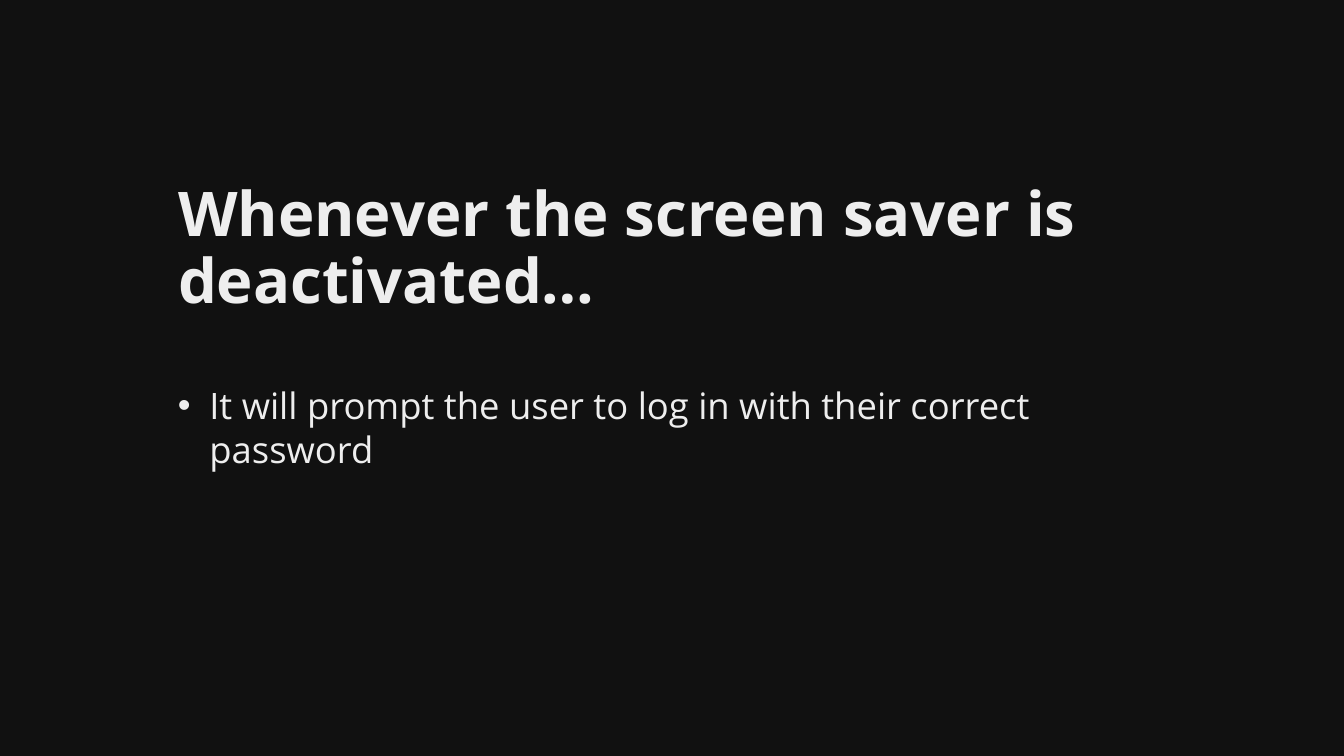
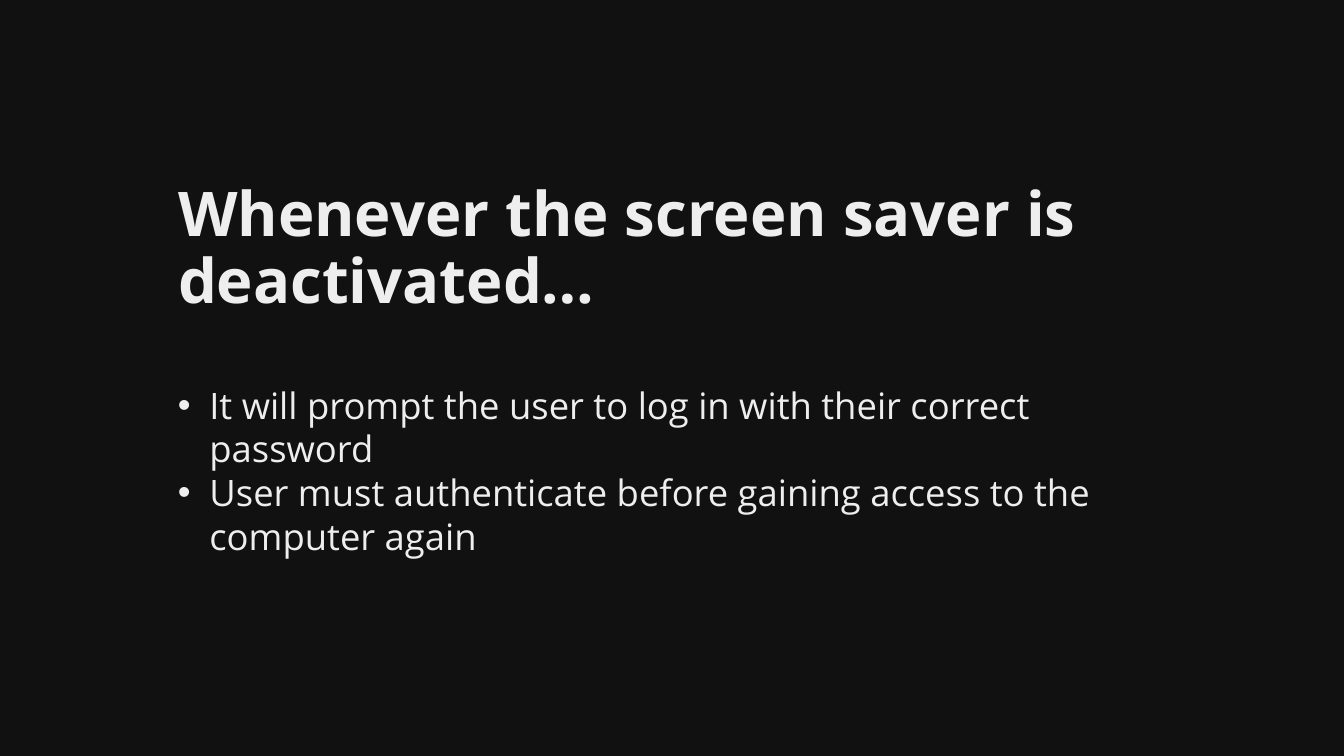
Before and after one commit to martymcflywa/ecu, a slide deck: slide 47 of year_1/sem_2/CSI1101_computer_security/0b_assignment_2_[22MAY15_0900]/dev/CSI1101_PONCE_A2_v01.pptx. Drawn at 1344x756 pixels with LibreOffice and Linux fonts; fonts in the diff are those of the drawing. Boxes give left, top, right and bottom in pixels: in the first picture for what was removed or moved away, otherwise in the second. Text is boxed around its words. In the diff, an @@ line names an element or a change of style, - is before the commit and + after.

Commit message:
CSI1101 A2: finished passwords, user privileges

```diff
--- a/year_1/sem_2/CSI1101_computer_security/0b_assignment_2_[22MAY15_0900]/dev/CSI1101_PONCE_A2_v01.pptx
+++ b/year_1/sem_2/CSI1101_computer_security/0b_assignment_2_[22MAY15_0900]/dev/CSI1101_PONCE_A2_v01.pptx
@@ text at (x1=209, y1=478, x2=1090, y2=559): paragraph added @@
+• User must authenticate before gaining access to the computer again
```
Also in this commit, not shown: 2 other slides changed, 12 slides added, 6 other files.
